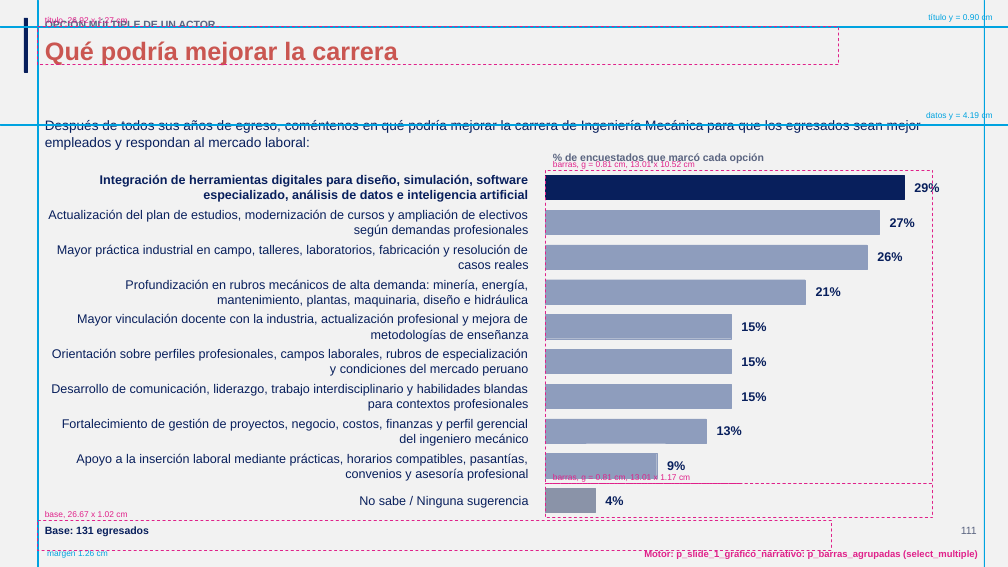
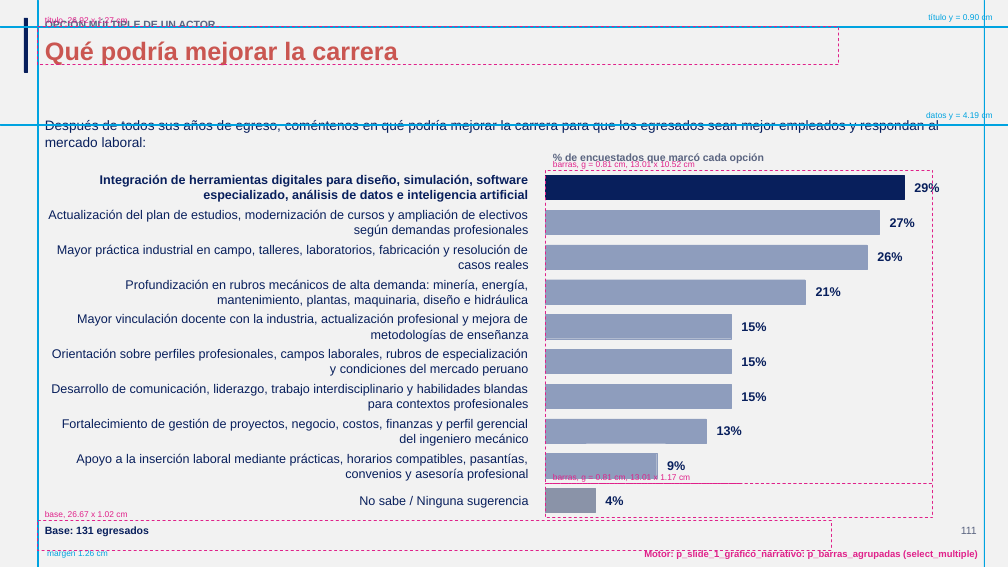
Before and after one commit to GonzaloAlmendariz/prosecnur-app, a slide deck: slide 111 of docs/qa/motor-ppt-2026-10-06/4-recetario/recetario-moderna-guias.pptx. Drawn at 1008x567 pixels with LibreOffice and Linux fonts; fonts in the diff are those of the drawing; background and template pictures are left out. Boxes give left, top, right and bottom in pixels: in the first picture for what was removed or moved away, otherwise in the second. Text is boxed around its words. In the diff, an @@ line names an element or a change of style, - is before the commit and + after.

```diff
--- a/docs/qa/motor-ppt-2026-10-06/4-recetario/recetario-moderna-guias.pptx
+++ b/docs/qa/motor-ppt-2026-10-06/4-recetario/recetario-moderna-guias.pptx
@@ text at (45, 120, 939, 147): text changed @@
-Después de todos sus años de egreso, coméntenos en qué podría mejorar la carrera de Ingeniería Mecánica para que los egresados sean mejor empleados y respondan al mercado laboral:
+Después de todos sus años de egreso, coméntenos en qué podría mejorar la carrera para que los egresados sean mejor empleados y respondan al mercado laboral:
```
Also in this commit, not shown: 2 other slides changed, 7 other files.
